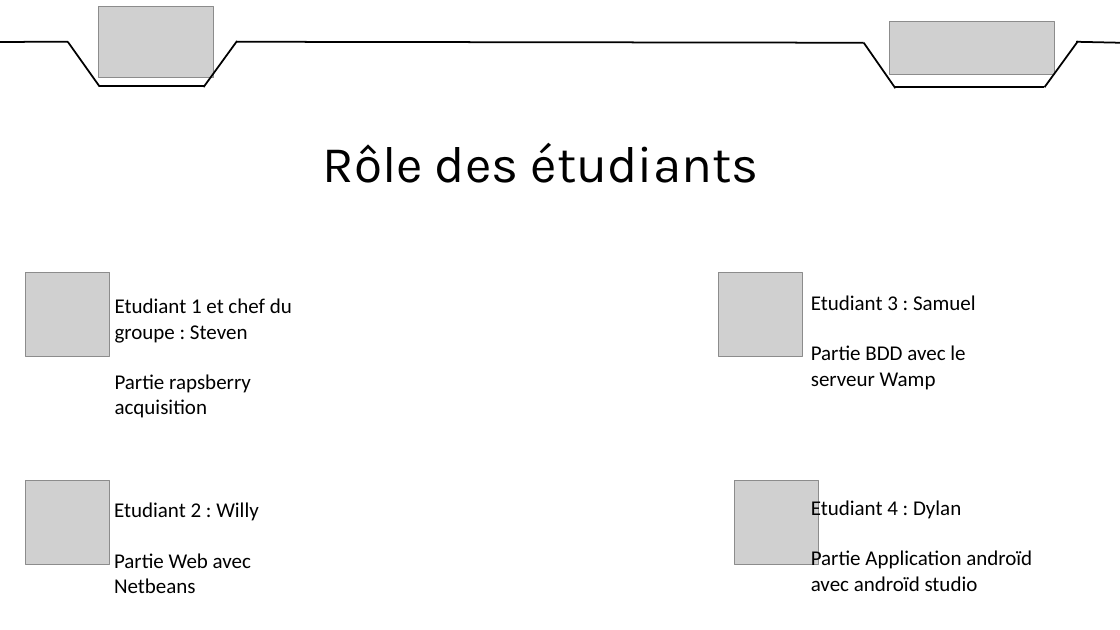
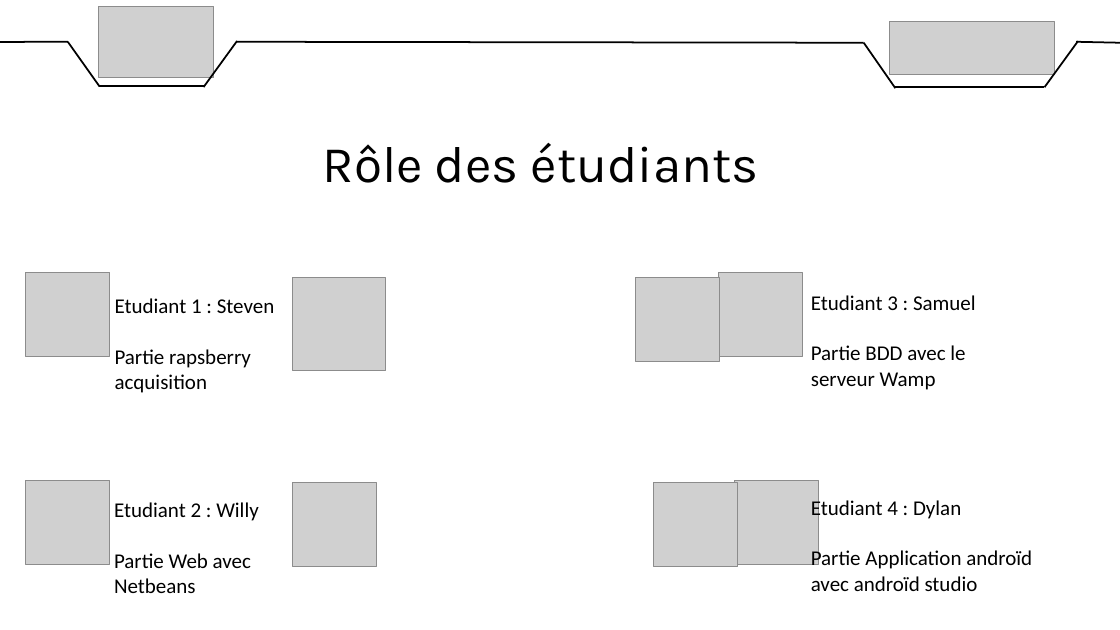
Before and after one commit to DylanChe/SupervisionSerre, a slide deck: slide 3 of oral_projet/diaporama_revue_1.pptx. Drawn at 1120x630 pixels with LibreOffice and Linux fonts; fonts in the diff are those of the drawing; grey boxes stand for pictures. Boxes give left, top, right and bottom in pixels: in the first picture for what was removed or moved away, otherwise in the second. Text is boxed around its words. In the diff, an @@ line names an element or a change of style, - is before the commit and + after.

Commit message:
diapo_fin

```diff
--- a/oral_projet/diaporama_revue_1.pptx
+++ b/oral_projet/diaporama_revue_1.pptx
@@ text at (115, 298, 275, 313): text changed @@
-Etudiant 1 et chef du groupe : Steven
+Etudiant 1 : Steven
@@ picture added at (293, 278, 386, 371) @@
@@ picture added at (636, 277, 720, 361) @@
@@ picture added at (292, 482, 376, 566) @@
@@ picture added at (654, 482, 738, 566) @@
```
